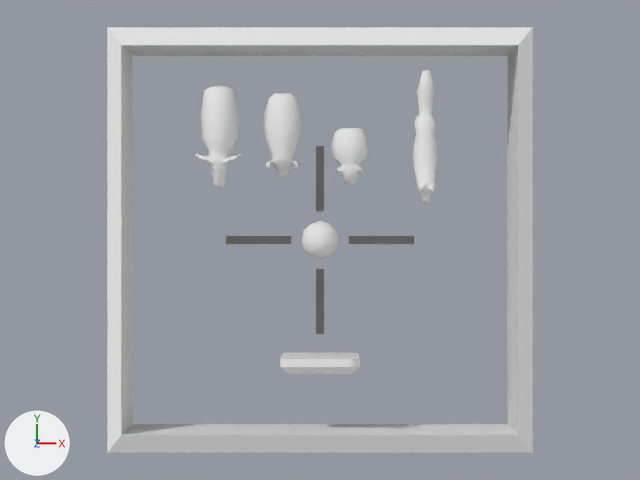
The Blender file meshes/wolf_in_sheeps_clothing.blend: old version first, new version second.
The view is the same before and after, from the file's camera 'Camera'. Lighting does not change. The marker at lower left points along +X, +Y and +Z.

In view in the first picture: 'Ball', 'Cow', 'Crosshair', 'Frame', 'Paddle', 'Pig', 'Sheep', 'Wolf'.
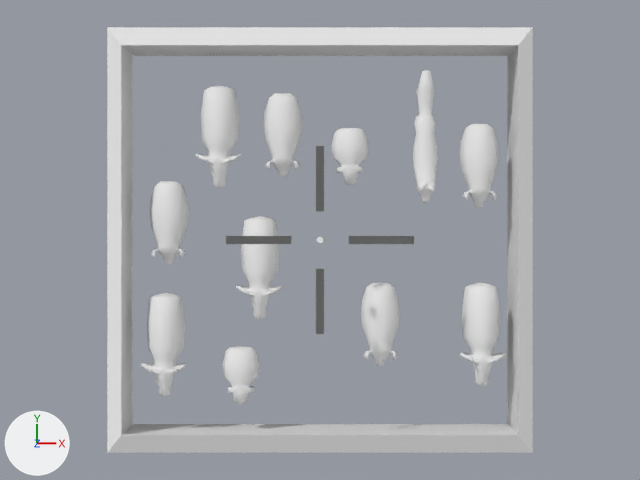
Changed parts and their boxes (x1, y1, x2, y2) in the pictures (640 x 480 px):
'Cow.002', added: after (141, 293, 187, 396)
'Cow.001', added: after (460, 283, 506, 386)
'Cow.003', added: after (236, 216, 282, 319)
'Pig.001', added: after (361, 283, 400, 366)
'Pig.002', added: after (150, 181, 189, 264)
'Pig.003', added: after (460, 124, 498, 207)
'Paddle', deleted: before (280, 352, 360, 374)
'Sheep.001', added: after (222, 346, 260, 404)
'Ball', deleted: before (302, 221, 338, 259)

The change in detail:
Material 'VCol.007' (mat_vcol_007) is new.
Its base color is (0.8, 0.8, 0.8) (white #e7e7e7).
Material 'VCol.006' (mat_vcol_006) is new.
Its base color is (0.8, 0.8, 0.8) (white #e7e7e7).
Material 'VCol.005' (mat_vcol_005) is new.
Its base color is (0.8, 0.8, 0.8) (white #e7e7e7).
Material 'VCol.004' (mat_vcol_004) is new.
Its base color is (0.8, 0.8, 0.8) (white #e7e7e7).
Material 'VCol.003' (mat_vcol_003) is new.
Its base color is (0.8, 0.8, 0.8) (white #e7e7e7).
Material 'VCol.002' (mat_vcol_002) is new.
Its base color is (0.8, 0.8, 0.8) (white #e7e7e7).
Material 'VCol.001' (mat_vcol_001) is new.
Its base color is (0.8, 0.8, 0.8) (white #e7e7e7).
Mesh me_cow_003 is new.
It has 222 vertices, 424 faces and spans x -0.58..0.58, y -0.84..0.84, z -1.32..1.32.
It uses material mat_vcol_007 (white #e7e7e7).
Mesh me_cow_002 is new.
It has 222 vertices, 424 faces and spans x -0.58..0.58, y -0.84..0.84, z -1.32..1.32.
It uses material mat_vcol_006 (white #e7e7e7).
Mesh me_pig_003 is new.
It has 178 vertices, 352 faces and spans x -0.5..0.5, y -0.59..0.59, z -1.07..1.07.
It uses material mat_vcol_005 (white #e7e7e7).
Mesh me_pig_002 is new.
It has 178 vertices, 352 faces and spans x -0.5..0.5, y -0.59..0.59, z -1.07..1.07.
It uses material mat_vcol_004 (white #e7e7e7).
Mesh me_pig_001 is new.
It has 178 vertices, 352 faces and spans x -0.5..0.5, y -0.59..0.59, z -1.07..1.07.
It uses material mat_vcol_003 (white #e7e7e7).
Mesh me_sheep_001 is new.
It has 164 vertices, 308 faces and spans x -0.484..0.484, y -0.569..0.569, z -0.739..0.739.
It uses material mat_vcol_002 (white #e7e7e7).
Mesh me_cow_001 is new.
It has 222 vertices, 424 faces and spans x -0.58..0.58, y -0.84..0.84, z -1.32..1.32.
It uses material mat_vcol_001 (white #e7e7e7).
Object 'Ball' (ob_ball) is deleted.
Object 'Paddle' (ob_paddle) is deleted.
Object 'Cow.003' (ob_cow_003) is new; it shows me_cow_003.
Its location is (-1.55, -0.71, 0.0).
Its rotation in degrees is (90, 0, 0).
Object 'Cow.002' (ob_cow_002) is new; it shows me_cow_002.
Its location is (-3.98, -2.69, 0.0).
Its rotation in degrees is (90, 0, 0).
Object 'Pig.003' (ob_pig_003) is new; it shows me_pig_003.
Its location is (4.11, 1.92, 0.0).
Its rotation in degrees is (90, 0, 0).
Object 'Pig.002' (ob_pig_002) is new; it shows me_pig_002.
Its location is (-3.9, 0.44, 0.0).
Its rotation in degrees is (90, 0, 0).
Object 'Pig.001' (ob_pig_001) is new; it shows me_pig_001.
Its location is (1.56, -2.18, 0.0).
Its rotation in degrees is (90, 0, 0).
Object 'Sheep.001' (ob_sheep_001) is new; it shows me_sheep_001.
Its location is (-2.04, -3.5, 0.02).
Its rotation in degrees is (90, 0, 0).
Object 'Cow.001' (ob_cow_001) is new; it shows me_cow_001.
Its location is (4.16, -2.42, 0.0).
Its rotation in degrees is (90, 0, 0).
